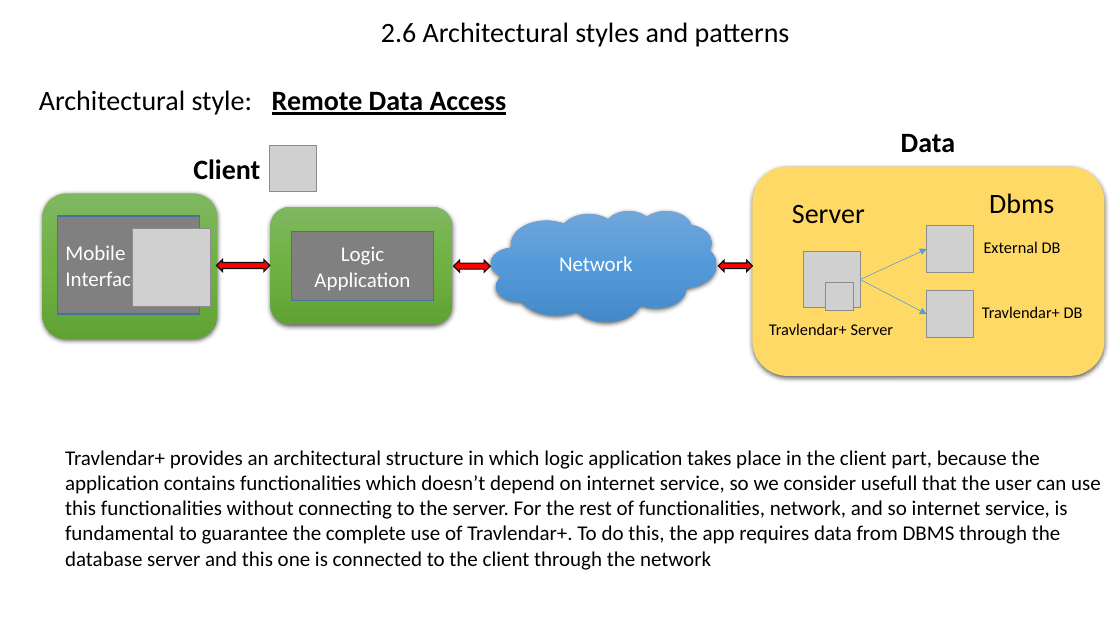
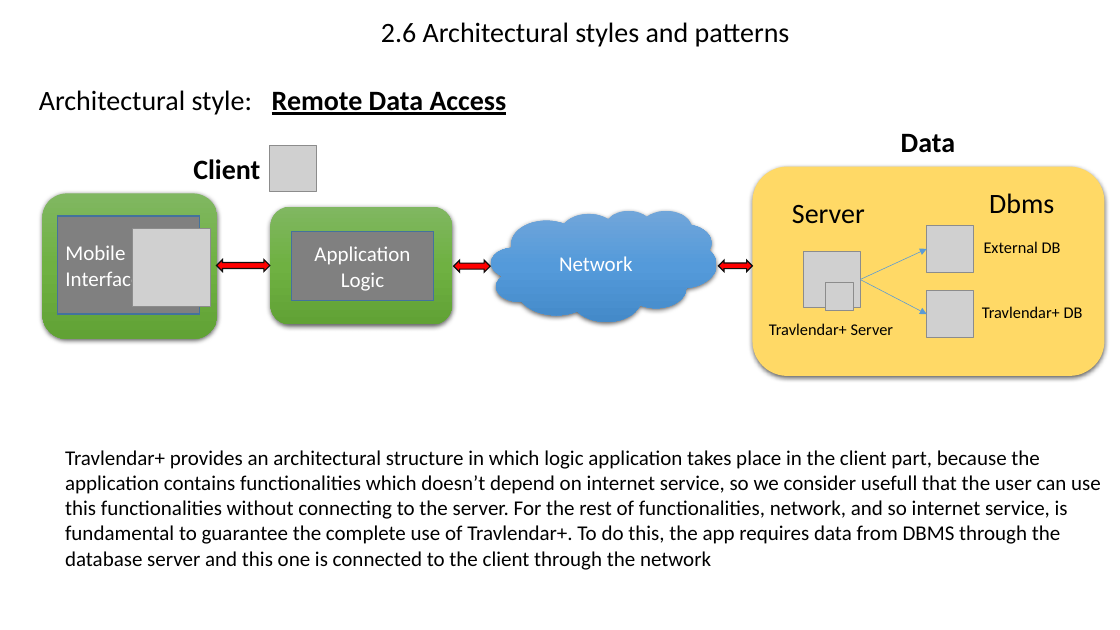
Before and after one commit to AndreaMazzeo289/RASD_DD_Travlendar, a slide deck: slide 4 of Design Documents/Architecture.pptx (slide 3 before the commit). Drawn at 1120x630 pixels with LibreOffice and Linux fonts; fonts in the diff are those of the drawing; grey boxes stand for pictures. Boxes give left, top, right and bottom in pixels: in the first picture for what was removed or moved away, otherwise in the second. Text is boxed around its words. In the diff, an @@ line names an element or a change of style, - is before the commit and + after.

```diff
--- a/Design Documents/Architecture.pptx
+++ b/Design Documents/Architecture.pptx
@@ text in rectangle at [314,246,410,291]: text changed @@
-Logic Application
+Application
+Logic
```
Also in this commit, not shown: 1 other slide changed, 1 slide added.
